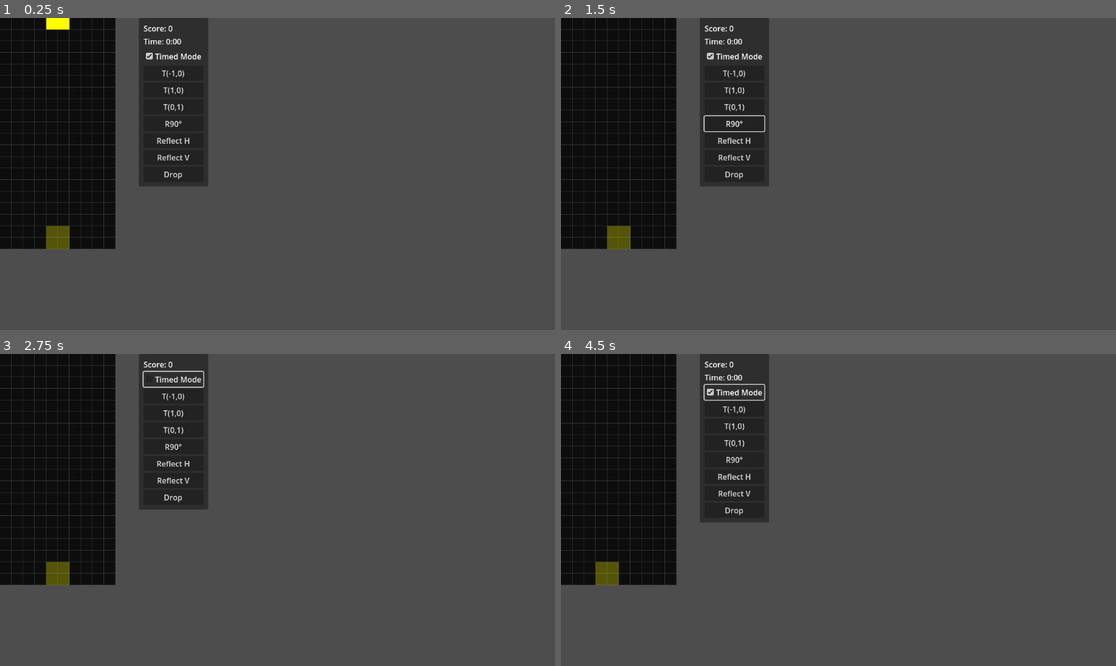
Above: before the commit, frames 1-4 (two rows, left to right).
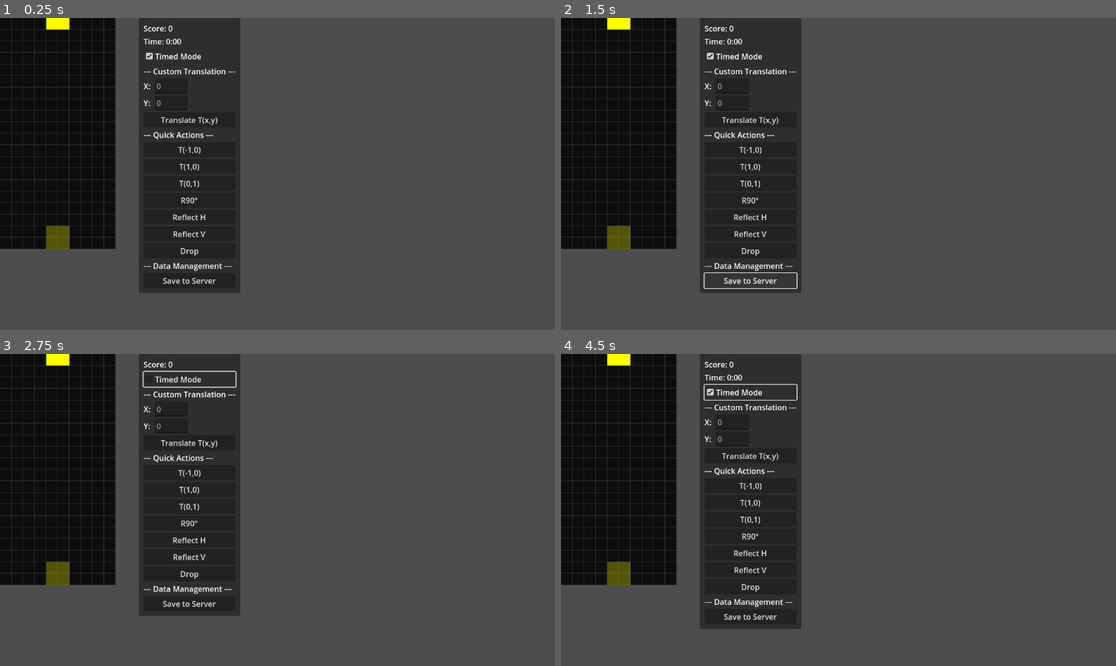
Above: after the commit, the same moments.

Repository: MH-Miner/TransformationTetris
Game: Godot game, scene res://main.tscn
The game is run twice, just before and just after one commit, with the same random seed, the same clock (stepped at 60 frames per second) and the same inputs.
Inputs (mouse positions are in pixels of both pictures, inside the frame that each line leads up to):
- Up to frame 1 (0.25 s): no input
- Up to frame 2 (1.5 s): click (749, 120) at 0.5 s, where only the run after the commit has a clickable "Translate T(x,y)"; click (749, 280) at 1.25 s, where only the run after the commit has a clickable "Save to Server"
- Up to frame 3 (2.75 s): click "Timed Mode" at 2 s
- Up to frame 4 (4.5 s): click (749, 441) at 2.75 s, where only the run after the commit has a clickable "Translate T(x,y)"; click (749, 603) at 3.5 s, where only the run after the commit has a clickable "Save to Server"; click "Timed Mode" at 4.25 s

The runs differ from the first frame. In frame 1, 9.9% of the frame differs, in the area x 25-44%, y 0-88%; in frame 2, 9.4%; in frame 3, 9.9%; in frame 4, 10%, in the area x 6-44%, y 0-88%.

Commit message:
added data colelction and free translation

Diff:
--- /dev/null
+++ b/game_data.csv
@@ -0,0 +1,2 @@
+session_id,timestamp,score,pieces_dropped,total_transforms,mode,play_duration_seconds,avg_transforms_per_piece
+session_player1_1234,2025-11-20T00:12:00Z,1000,10,25,timed,60.5,2.5
--- a/scripts/game.gd
+++ b/scripts/game.gd
@@ -78,17 +78,39 @@
 var _button_y : float = 100.0				 # helper for stacking buttons vertically
 var panel_size : int = 10
 
+# New UI elements for custom translation input
+var translate_x_input : LineEdit			  # input field for X translation
+var translate_y_input : LineEdit			  # input field for Y translation
+var save_button : Button					  # manual save button
+
 var piece_timer : Timer					   # timer used for timed mode
+
+var http_request : HTTPRequest				# for sending data to server
+
+# Server configuration
+var server_url : String = "http://localhost:3000/save_game"  # Change this to your server URL
+var session_id : String = ""				  # unique ID for this game session
+var game_start_time : float = 0.0			 # timestamp when game started
+var pieces_dropped : int = 0				  # total pieces dropped this session
+var total_transforms : int = 0				# total transformations across all pieces
 
 func _ready() -> void:
 	randomize()
 	_init_board()
+	# Generate a unique session ID
+	session_id = _generate_session_id()
+	game_start_time = Time.get_unix_time_from_system()
 	# Grab reference to the Timer node defined in the scene.  The timer is
 	# configured as one‑shot and will not start on its own.
 	piece_timer = $PieceTimer
 	piece_timer.one_shot = true
 	piece_timer.autostart = false
 	piece_timer.connect("timeout", Callable(self, "_on_piece_timer_timeout"))
+
+	# Create HTTPRequest node for server communication
+	http_request = HTTPRequest.new()
+	add_child(http_request)
+	http_request.connect("request_completed", Callable(self, "_on_http_request_completed"))
 	# Set up the user interface (score, mode toggle and transformation buttons)
 	_create_ui()
 	# Spawn the first piece into the empty board
@@ -99,6 +121,12 @@
 	print(ui_vbox.size)
 	ui_panel.size = ui_vbox.size + Vector2(20, 20)
 	print(ui_panel.size)
+
+func _generate_session_id() -> String:
+	# Generate a unique session ID using timestamp and random number
+	var timestamp = Time.get_unix_time_from_system()
+	var random_part = randi() % 10000
+	return "session_%d_%d" % [timestamp, random_part]
 
 func _init_board() -> void:
 	# Initialize the board as an array of height rows, each containing
@@ -142,6 +170,46 @@
 	ui_vbox.add_child(mode_checkbox)
 	panel_size += 30
 
+	# Add separator label
+	var sep_label = Label.new()
+	sep_label.text = "--- Custom Translation ---"
+	ui_vbox.add_child(sep_label)
+	panel_size += 30
+
+	# Create input fields for custom translation
+	var x_container = HBoxContainer.new()
+	var x_label = Label.new()
+	x_label.text = "X: "
+	x_container.add_child(x_label)
+
+	translate_x_input = LineEdit.new()
+	translate_x_input.placeholder_text = "0"
+	translate_x_input.custom_minimum_size = Vector2(60, 0)
+	x_container.add_child(translate_x_input)
+	ui_vbox.add_child(x_container)
+	panel_size += 30
+
+	var y_container = HBoxContainer.new()
+	var y_label = Label.new()
+	y_label.text = "Y: "
+	y_container.add_child(y_label)
+
+	translate_y_input = LineEdit.new()
+	translate_y_input.placeholder_text = "0"
+	translate_y_input.custom_minimum_size = Vector2(60, 0)
+	y_container.add_child(translate_y_input)
+	ui_vbox.add_child(y_container)
+	panel_size += 30
+
+	# Add custom translate button
+	_add_button("Translate T(x,y)", "_on_custom_translate")
+
+	# Add separator label
+	var sep_label2 = Label.new()
+	sep_label2.text = "--- Quick Actions ---"
+	ui_vbox.add_child(sep_label2)
+	panel_size += 30
+
 	# Reset the button y offset for subsequent buttons
 	_button_y = 100.0
 	# Helper to add a button with the given label and callback name
@@ -154,6 +222,20 @@
 	_add_button("Reflect H", "_on_reflect_horizontal")
 	_add_button("Reflect V", "_on_reflect_vertical")
 	_add_button("Drop", "_on_drop")
+
+	# Add separator label
+	var sep_label3 = Label.new()
+	sep_label3.text = "--- Data Management ---"
+	ui_vbox.add_child(sep_label3)
+	panel_size += 30
+
+	# Add save button
+	save_button = Button.new()
+	save_button.text = "Save to Server"
+	save_button.size = Vector2(120, 32)
+	save_button.connect("pressed", Callable(self, "_on_save_to_server"))
+	ui_vbox.add_child(save_button)
+	panel_size += 30
 
 func _add_button(label_text: String, callback_name: String) -> void:
 	var btn := Button.new()
@@ -211,7 +293,9 @@
 	if _valid_position(current_cells, new_offset):
 		current_offset = new_offset
 		transform_count += 1
+		total_transforms += 1
 		_update_ghost()
+		_autosave_game_data()
 
 func _apply_rotation() -> void:
 	# Rotates the current piece 90 degrees clockwise around its pivot.  The
@@ -224,7 +308,9 @@
 	if _valid_position(rotated, current_offset):
 		current_cells = rotated
 		transform_count += 1
+		total_transforms += 1
 		_update_ghost()
+		_autosave_game_data()
 
 func _apply_reflection(vertical: bool) -> void:
 	# Reflects the current piece across its own local axis.  When vertical
@@ -241,7 +327,9 @@
 	if _valid_position(reflected, current_offset):
 		current_cells = reflected
 		transform_count += 1
+		total_transforms += 1
 		_update_ghost()
+		_autosave_game_data()
 
 func _update_ghost() -> void:
 	# Computes the ghost preview positions by simulating a drop from the
@@ -307,6 +395,8 @@
 		score -= transform_count
 		if score < 0:
 			score = 0
+
+	pieces_dropped += 1
 	_update_score_label()
 	# Spawn next piece
 	_spawn_piece()
@@ -342,7 +432,33 @@
 		piece_timer.stop()
 	_resize_panel()
 
-
+func _on_custom_translate() -> void:
+	# Read values from input fields and apply translation
+	var x_text = translate_x_input.text.strip_edges()
+	var y_text = translate_y_input.text.strip_edges()
+
+	# Treat empty fields as 0
+	if x_text.is_empty():
+		x_text = "0"
+	if y_text.is_empty():
+		y_text = "0"
+
+	# Validate inputs
+	if not x_text.is_valid_int():
+		print("Invalid X value: must be an integer")
+		return
+	if not y_text.is_valid_int():
+		print("Invalid Y value: must be an integer")
+		return
+
+	var dx = x_text.to_int()
+	var dy = y_text.to_int()
+
+	_apply_translation(dx, dy)
+
+	# Clear input fields after successful translation
+	translate_x_input.text = ""
+	translate_y_input.text = ""
 
 func _on_move_left() -> void:
 	_apply_translation(-1, 0)
@@ -364,6 +480,82 @@
 
 func _on_drop() -> void:
 	_drop_piece()
+
+func _on_save_to_server() -> void:
+	# Prepare game data and send to server
+	var game_data = _prepare_game_data()
+	_send_to_server(game_data)
+
+func _prepare_game_data() -> Dictionary:
+	# Prepare game statistics as a dictionary
+	var current_time = Time.get_unix_time_from_system()
+	var play_duration = current_time - game_start_time
+
+	return {
+		"session_id": session_id,
+		"timestamp": Time.get_datetime_string_from_system(),
+		"score": score,
+		"pieces_dropped": pieces_dropped,
+		"total_transforms": total_transforms,
+		"mode": "timed" if timed_mode else "untimed",
+		"play_duration_seconds": play_duration,
+		"avg_transforms_per_piece": float(total_transforms) / max(pieces_dropped, 1)
+	}
+
+func _dict_to_csv(data: Dictionary) -> String:
+	# Convert dictionary to CSV format
+	# First line: headers, second line: values
+	var headers = []
+	var values = []
+
+	for key in data.keys():
+		headers.append(key)
+		values.append(str(data[key]))
+
+	var csv = ",".join(headers) + "\n"
+	csv += ",".join(values) + "\n"
+
+	return csv
+
+func _autosave_game_data() -> void:
+	# Automatically save game data after each transformation
+	var game_data = _prepare_game_data()
+	_send_to_server(game_data)
+
+func _send_to_server(data: Dictionary) -> void:
+	# Convert dictionary to CSV format
+	var csv_data = _dict_to_csv(data)
+
+	# Prepare HTTP headers
+	var headers = [
+		"Content-Type: text/csv",
+		"Accept: application/json"
+	]
+
+	# Send POST request
+	var error = http_request.request(
+		server_url,
+		headers,
+		HTTPClient.METHOD_POST,
+		csv_data
+	)
+
+	if error != OK:
+		print("Error sending data to server: ", error)
+	else:
+		print("Data sent to server successfully")
+		save_button.disabled = true  # Prevent duplicate saves
+
+func _on_http_request_completed(result: int, response_code: int, headers: PackedStringArray, body: PackedByteArray) -> void:
+	# Handle server response
+	if response_code == 200 or response_code == 201:
+		print("Server saved data successfully!")
+		save_button.text = "Saved ✓"
+	else:
+		print("Server error: ", response_code)
+		var response_body = body.get_string_from_utf8()
+		print("Response: ", response_body)
+		save_button.disabled = false  # Re-enable on error
 
 func _draw() -> void:
 	# Draw the grid, placed blocks, the ghost preview and the current piece.
Not shown, added: .claude/settings.local.json
Binary file added: game_data.avg.translation
Not shown, added: game_data.csv.import
Binary file added: game_data.mode.translation
Binary file added: game_data.pieces.translation
Binary file added: game_data.play.translation
Binary file added: game_data.score.translation
Binary file added: game_data.timestamp.translation
Binary file added: game_data.total.translation
Not shown, added: package-lock.json
Not shown, added: package.json
Not shown, added: TASK_LIST.md
(and 1 more such lines)
